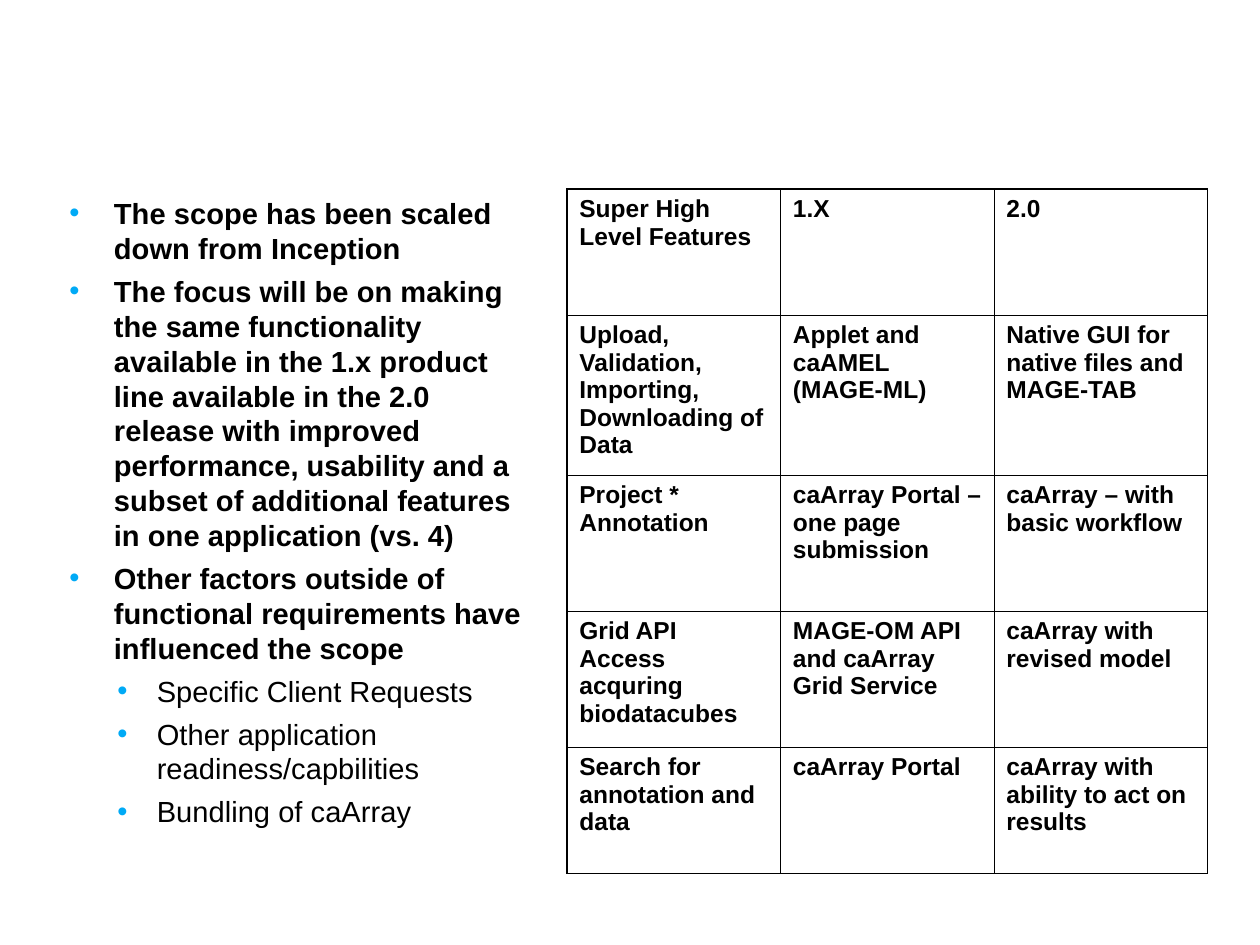
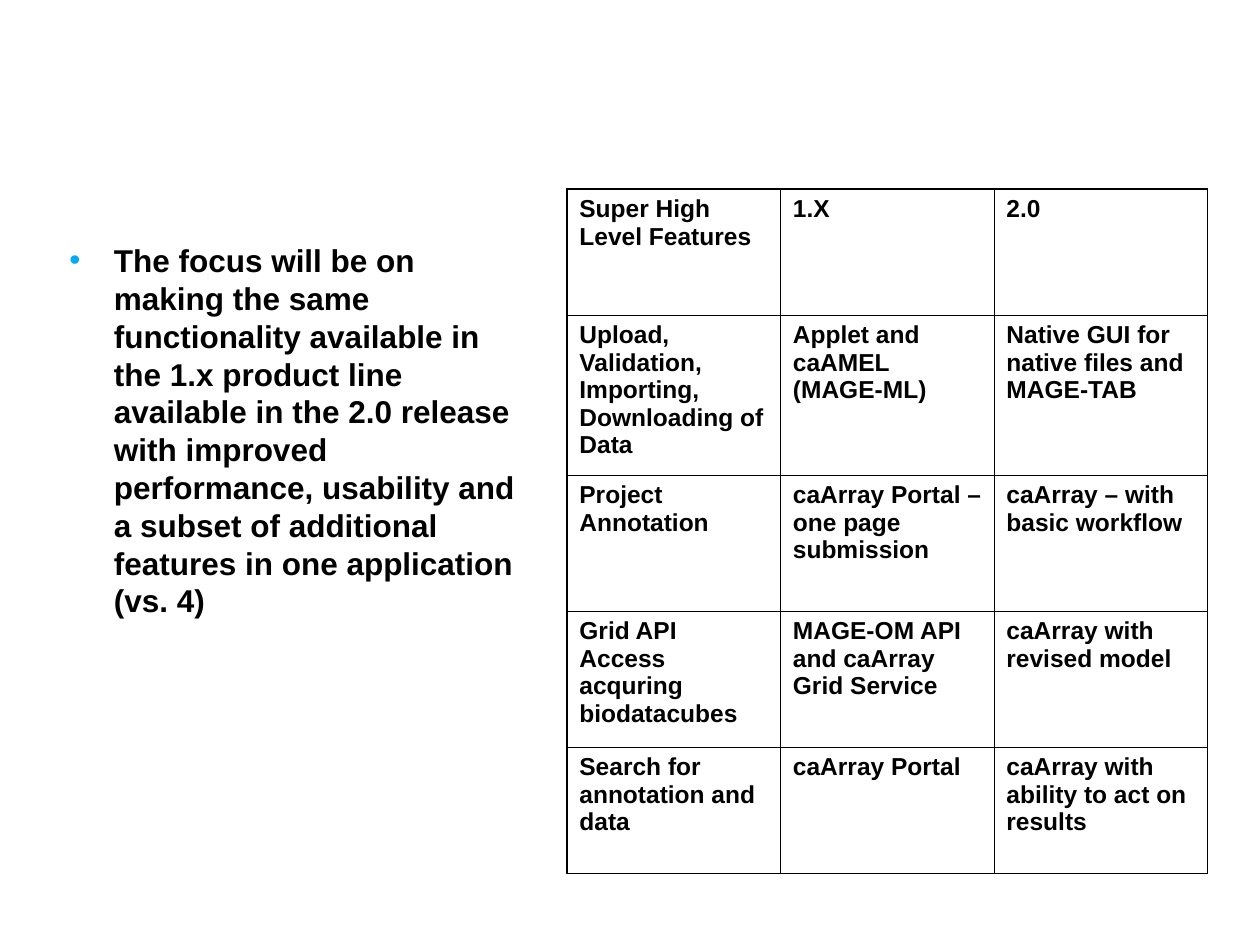
Before and after one commit to NCIP/caarray-docs, a slide deck: slide 6 of project_management/reports/development_to_qa_handoff.ppt. Drawn at 1260x945 pixels with LibreOffice and Linux fonts; fonts in the diff are those of the drawing; background and template pictures are left out. Boxes give left, top, right and bottom in pixels: in the first picture for what was removed or moved away, otherwise in the second. Text is boxed around its words. In the diff, an @@ line names an element or a change of style, - is before the commit and + after.

```diff
--- a/project_management/reports/development_to_qa_handoff.ppt
+++ b/project_management/reports/development_to_qa_handoff.ppt
@@ text "The focus will be on ..." at (114,249,514,618): size 16.6 to 18 pt @@
@@ text at (114,203,492,264): paragraph removed @@
-• The scope has been scaled down from Inception
@@ table at (567,189,1206,873) @@
-row 3, column 1: Project * Annotation
+row 3, column 1: Project Annotation
@@ text at (114,568,520,827): paragraphs removed @@
-• Other factors outside of functional requirements have influenced the scope
-  • Specific Client Requests
-  • Other application readiness/capbilities
-  • Bundling of caArray
```
Also in this commit, not shown: 10 other slides changed, 4 slides added, 3 slides removed.
